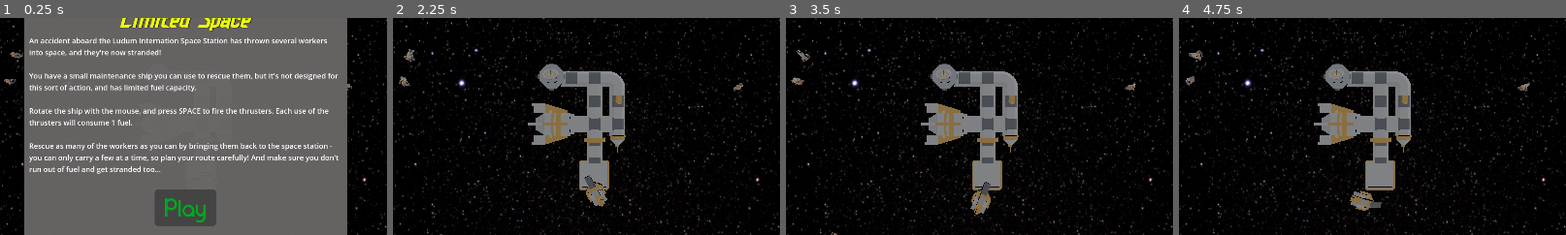
Above: before the commit, frames 1-4 (left to right).
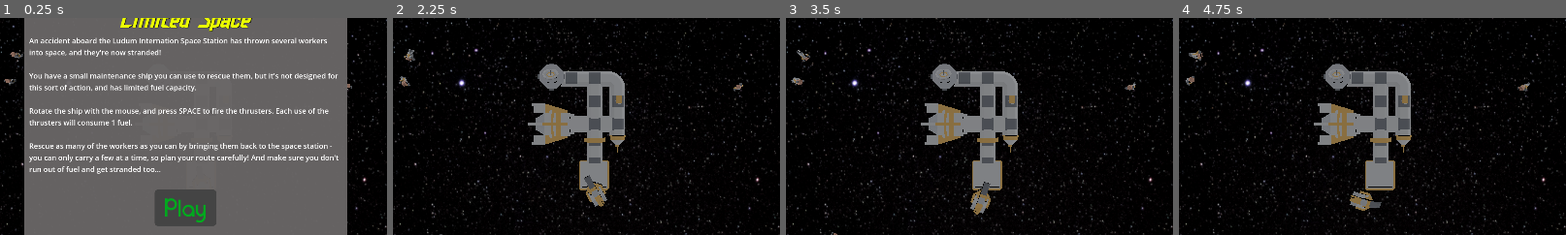
Above: after the commit, the same moments.

Repository: SiJiL82/limited-space
Game: Godot game, scene res://assets/Scenes/world.tscn
Same seed, same stepped clock (60 frames per second), same inputs: the game is played once before the commit and once after it.
Inputs (mouse positions are % of the whole screen's width and height, from its top left):
- Up to frame 1 (0.25 s): no input
- Up to frame 2 (2.25 s): click "Play" at 0.5 s; move the mouse to (72, 45) at 1.27 s; hold Space (thruster) 1.28-2.03 s; move the mouse to (30, 55) at 2.02 s
- Up to frame 3 (3.5 s): move the mouse to (60, 28) at 2.77 s; hold Space (thruster) from 2.78 s (still down)
- Up to frame 4 (4.75 s): move the mouse to (45, 70) at 3.52 s; move the mouse to (80, 65) at 4.27 s; release Space (thruster) at 4.28 s
The pictures show only the part of the screen within x 26-76%, y 26-76%; the shares and areas given below are measured in that part.

The runs differ from the first frame. In frame 2, less than 0.1% of the frame differs, in the area x 49-56%, y 73-88%; in frame 3, less than 0.1%, in the area x 47-53%, y 75-91%; in frame 4, less than 0.1%.

Commit message:
Set game_active true when restarting

Diff:
--- a/scripts/Player.gd
+++ b/scripts/Player.gd
@@ -33,10 +33,10 @@
 			check_for_lose_conditions()
 
 func init_player(player_spawn):
-	game_active = false
 	player_started_game = false
 	position = player_spawn
-	rotate_object_local(Vector3(0, 1, 0), deg_to_rad(90))
+	unloading_astronauts = false
+	game_active = true
 
 func look_at_mouse():
 	var player_pos = global_transform.origin
Not shown: 2 places in assets/Scenes/world.tscn that only renumber resources
